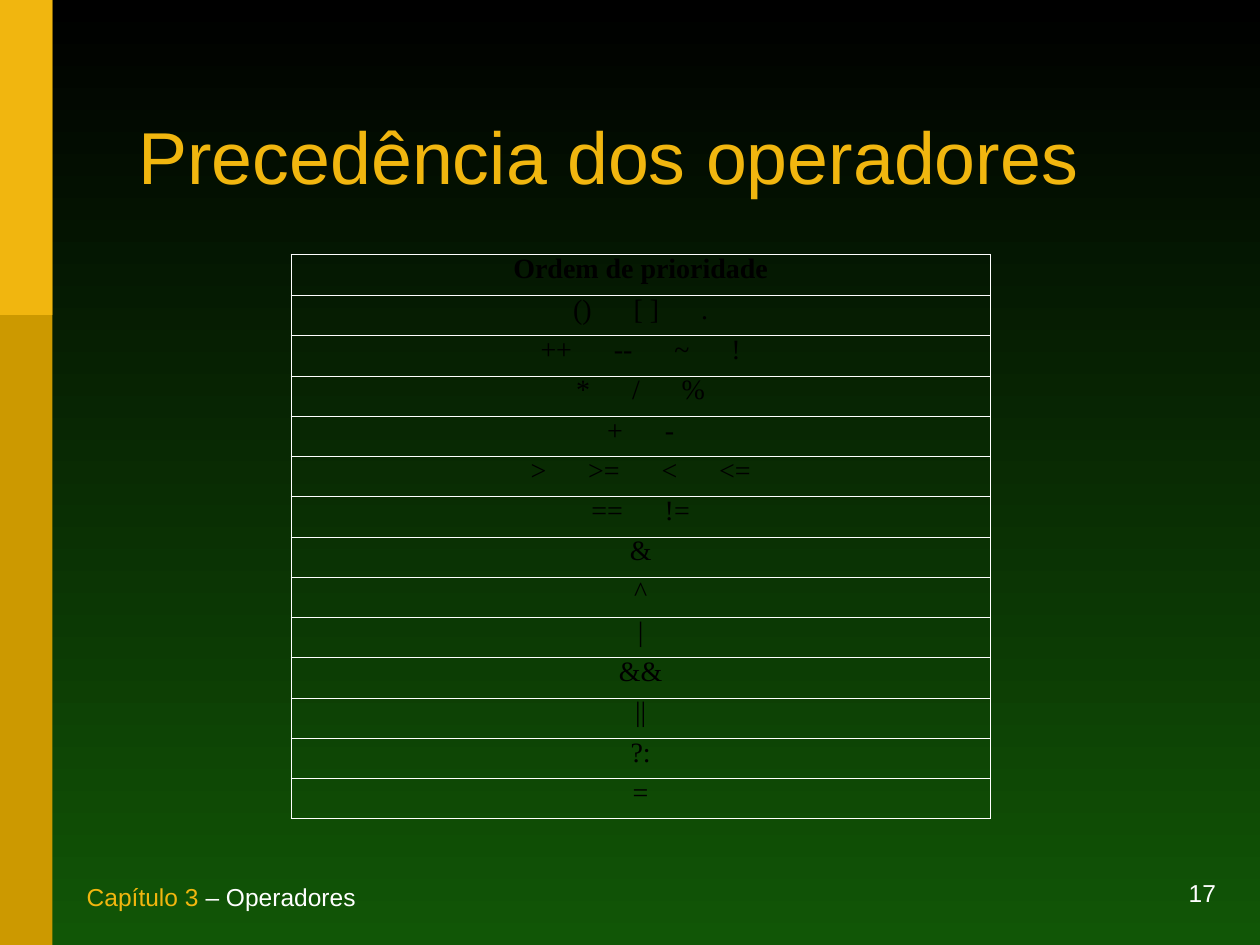
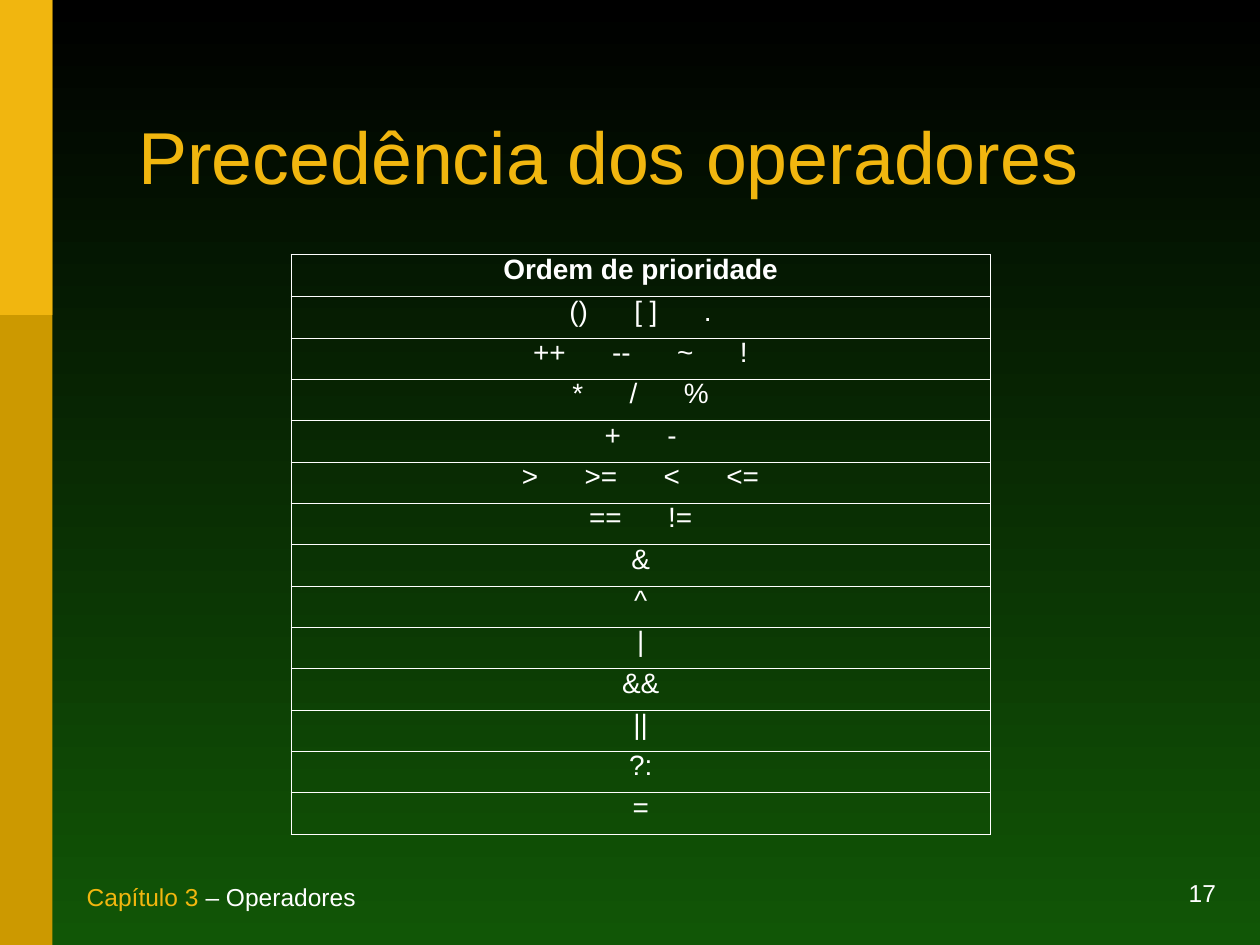
Before and after one commit to duchesqui/slzvieira-training, a slide deck: slide 17 of 1-Java-Programmer-Modulo-I/03.Capitulo03.ppt. Drawn at 1260x945 pixels with LibreOffice and Linux fonts; fonts in the diff are those of the drawing. Boxes give left, top, right and bottom in pixels: in the first picture for what was removed or moved away, otherwise in the second. Text is boxed around its words. In the diff, an @@ line names an element or a change of style, - is before the commit and + after.

```diff
--- a/1-Java-Programmer-Modulo-I/03.Capitulo03.ppt
+++ b/1-Java-Programmer-Modulo-I/03.Capitulo03.ppt
@@ table at [291,255,990,834] @@
@@ font Times New Roman to Arial, text colour #000000 to #FFFFFF @@
```
Also in this commit, not shown: 8 other slides changed, 22 other files.
